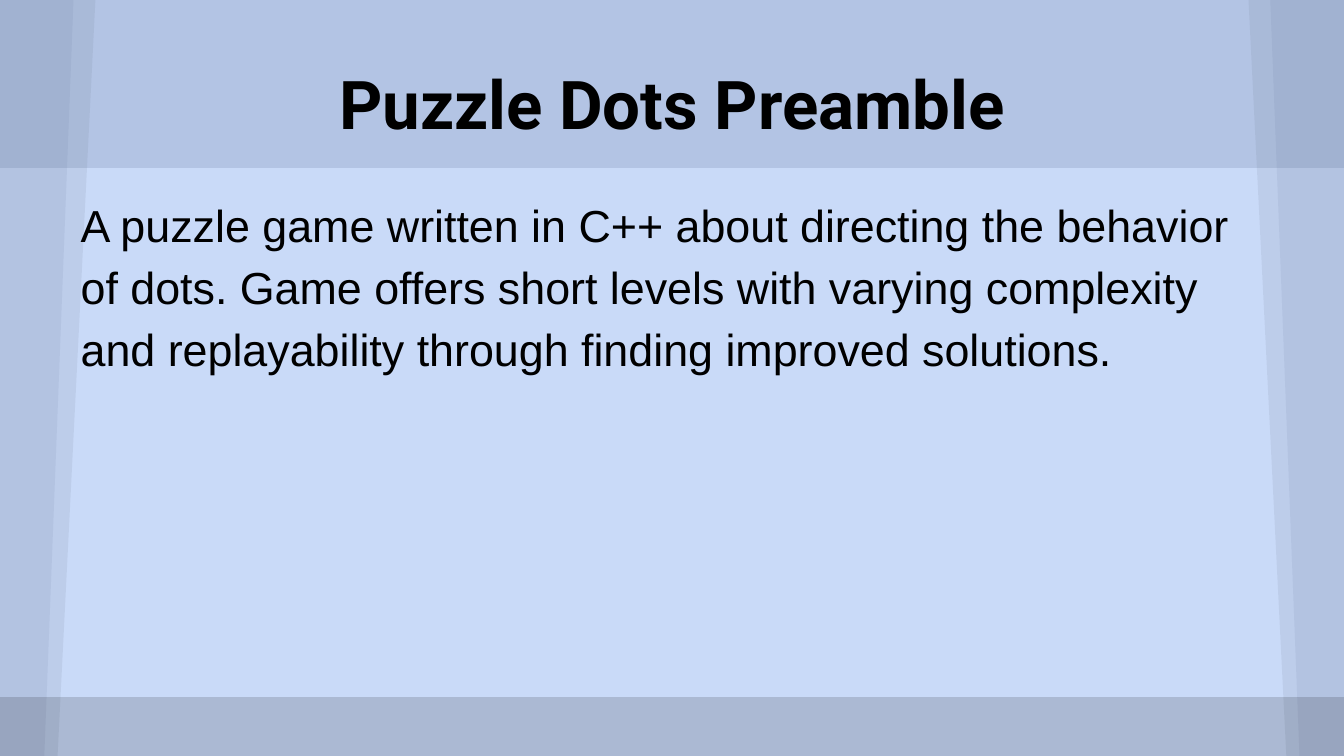
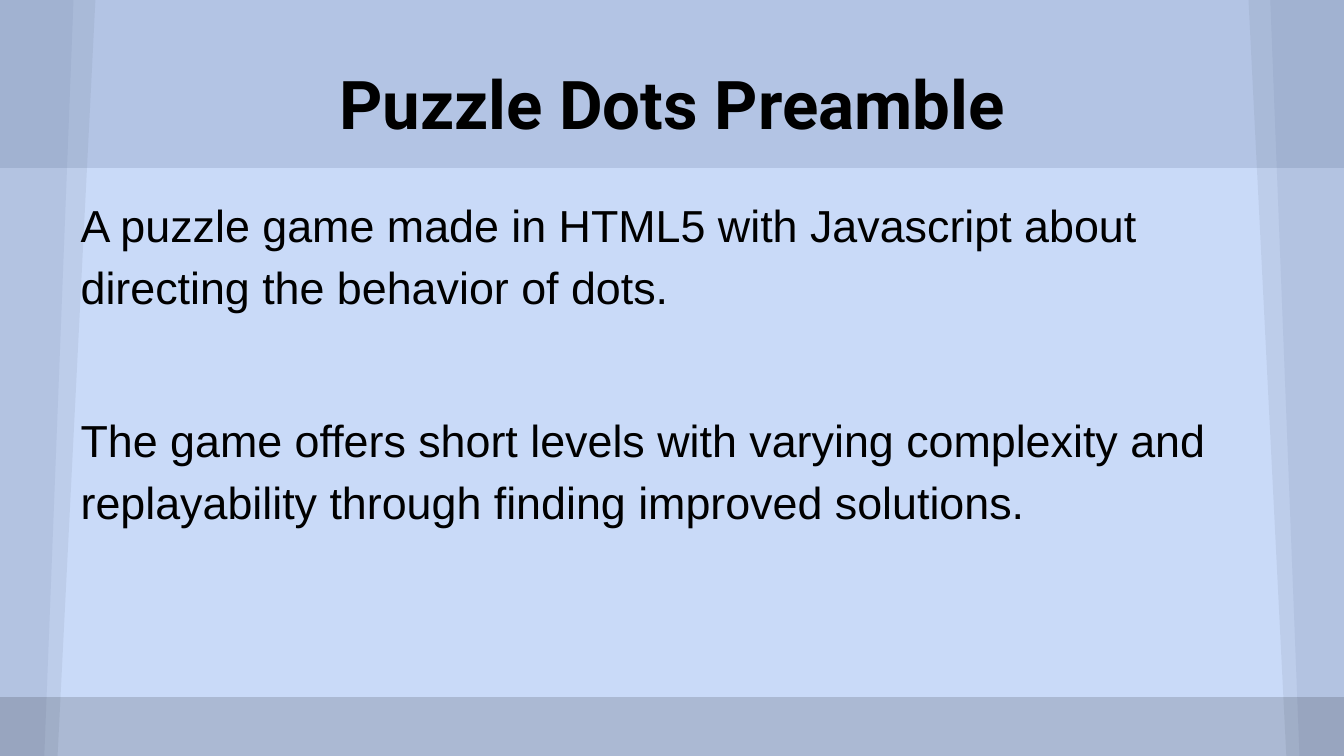
Before and after one commit to JeffreyBPetersen/Llama-Food-Puzzle-Game, a slide deck: slide 2 of CS115 LF Presentation.pptx. Drawn at 1344x756 pixels with LibreOffice and Linux fonts; fonts in the diff are those of the drawing. Boxes give left, top, right and bottom in pixels: in the first picture for what was removed or moved away, otherwise in the second. Text is boxed around its words. In the diff, an @@ line names an element or a change of style, - is before the commit and + after.

```diff
--- a/CS115 LF Presentation.pptx
+++ b/CS115 LF Presentation.pptx
@@ text at <box>81,209,1205,528</box>: text changed @@
-A puzzle game written in C++ about directing the behavior of dots. Game offers short levels with varying complexity and replayability through finding improved solutions.
+A puzzle game made in HTML5 with Javascript about directing the behavior of dots.
+The game offers short levels with varying complexity and replayability through finding improved solutions.
```
Also in this commit, not shown: 2 other slides changed, 2 slides added, 1 slide removed, 1 other file.
